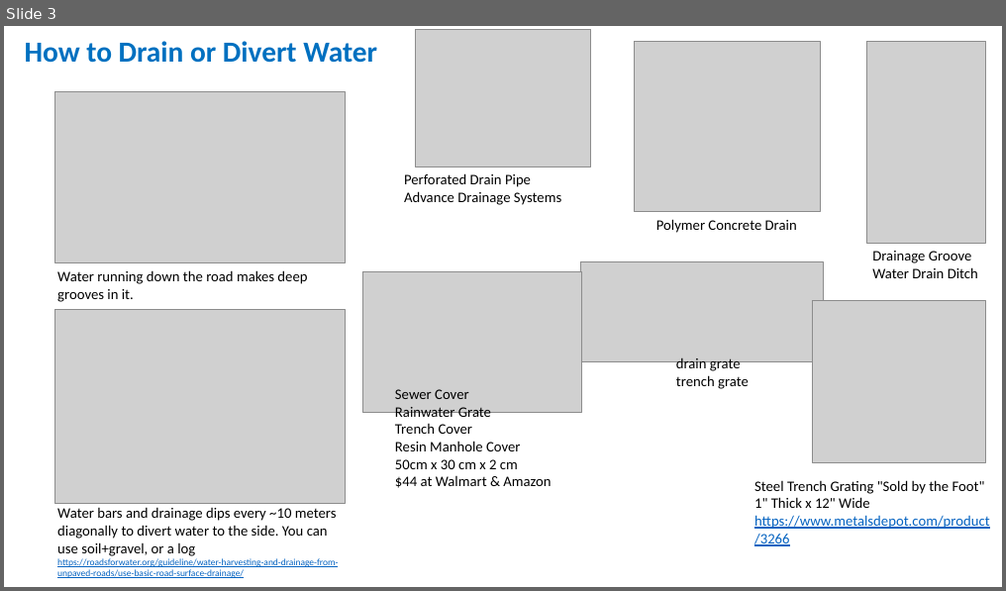
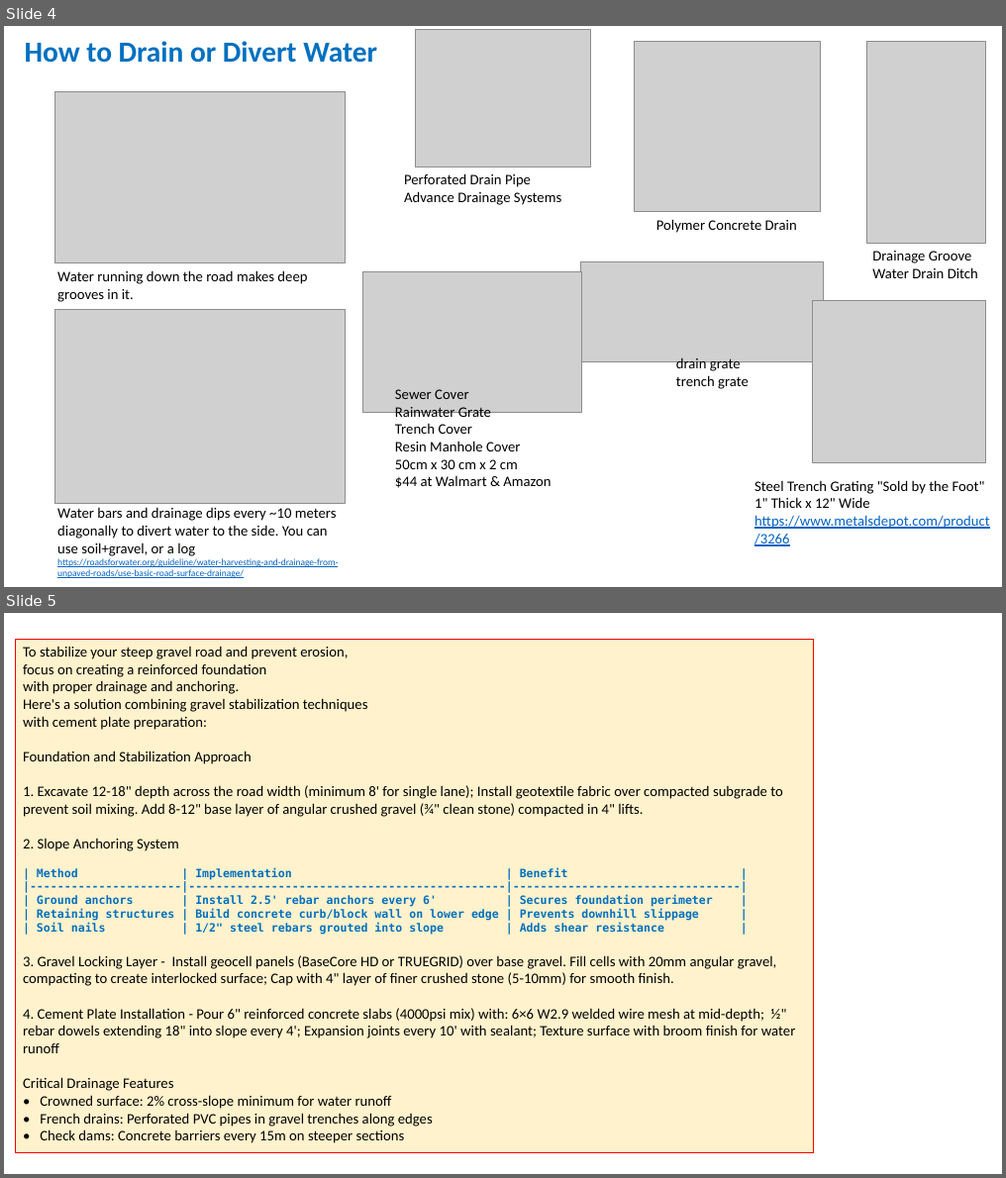
Before and after one commit to lselector/misc_farm, a slide deck: misc/water_drainage.pptx. Shown one above the other, each under a label of ours: slide 3 before the commit, slides 4 and 5 after it. The pictures are 1006x591 and 1006x1178 pixels, drawn with LibreOffice and Linux fonts; fonts in the diff are those of the drawing; grey boxes stand for pictures. Boxes give left, top, right and bottom in pixels: in the first picture for what was removed or moved away, otherwise in the second. Text is boxed around its words. In the diff, an @@ line names an element or a change of style, - is before the commit and + after.

```diff
--- a/misc/water_drainage.pptx
+++ b/misc/water_drainage.pptx
@@ slide 5 added at (4,613,1002,1174), background #FFFFFF @@
@@ rectangle added at (15,639,813,1154), fill #FFF2CC, outline #FF0000 0.75 pt, 14 pt, text #000000 @@
+To stabilize your steep gravel road and prevent erosion,
+focus on creating a reinforced foundation
+with proper drainage and anchoring.
+Here's a solution combining gravel stabilization techniques
+with cement plate preparation:
+Foundation and Stabilization Approach
+1. Excavate 12-18" depth across the road width (minimum 8' for single lane); Install geotextile fabric over compacted subgrade to prevent soil mixing. Add 8-12" base layer of angular crushed gravel (¾" clean stone) compacted in 4" lifts.
+2. Slope Anchoring System
+| Method | Implementation | Benefit |
+|----------------------|----------------------------------------------|---------------------------------|
+| Ground anchors | Install 2.5' rebar anchors every 6' | Secures foundation perimeter |
+| Retaining structures | Build concrete curb/block wall on lower edge | Prevents downhill slippage |
+| Soil nails | 1/2" steel rebars grouted into slope | Adds shear resistance |
+3. Gravel Locking Layer - Install geocell panels (BaseCore HD or TRUEGRID) over base gravel. Fill cells with 20mm angular gravel, compacting to create interlocked surface; Cap with 4" layer of finer crushed stone (5-10mm) for smooth finish.
+4. Cement Plate Installation - Pour 6" reinforced concrete slabs (4000psi mix) with: 6×6 W2.9 welded wire mesh at mid-depth; ½" rebar dowels extending 18" into slope every 4'; Expansion joints every 10' with sealant; Texture surface with broom finish for water runoff
+Critical Drainage Features
+• Crowned surface: 2% cross-slope minimum for water runoff
+• French drains: Perforated PVC pipes in gravel trenches along edges
+• Check dams: Concrete barriers every 15m on steeper sections
@@ what was slide 3 is now slide 4 @@
```
Also in this commit, not shown: 1 slide changed, 1 other slide added.
